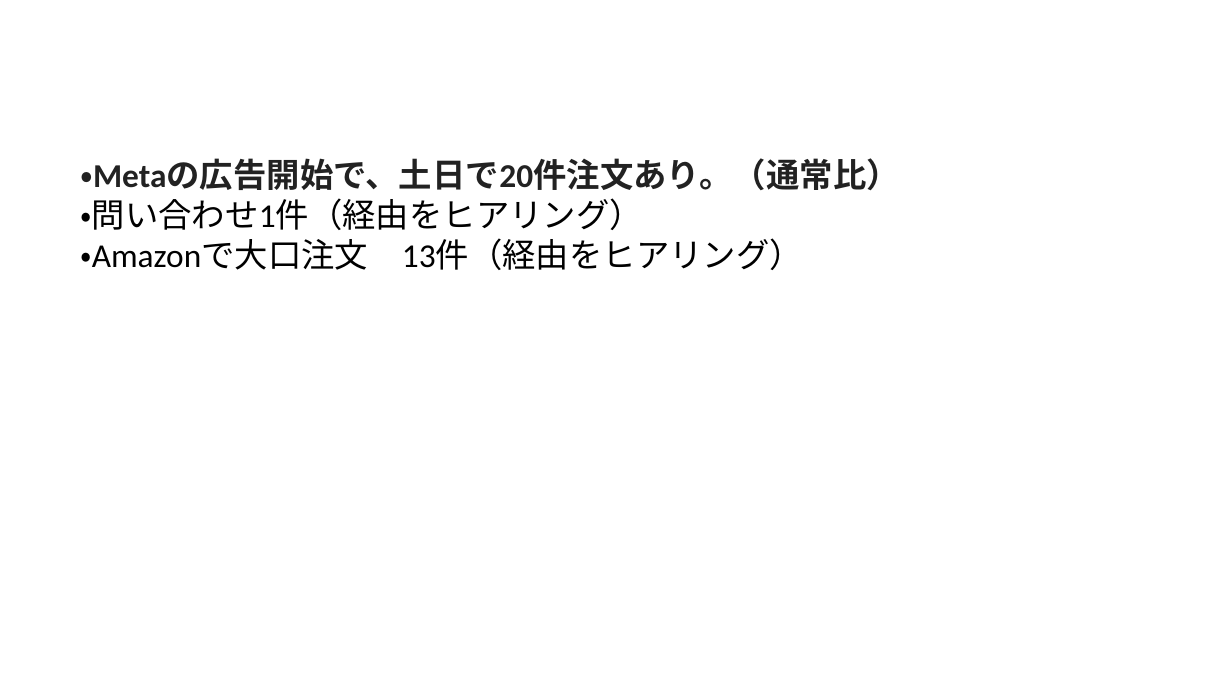
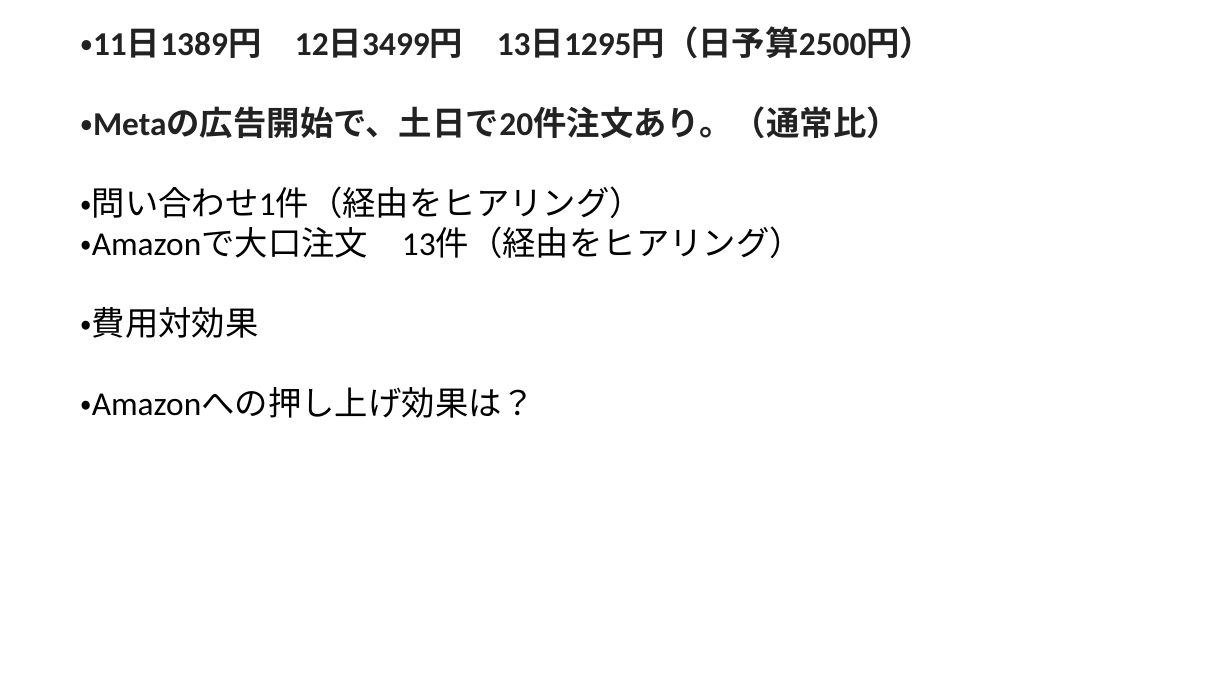
Before and after one commit to HiroakiHara1213/shuwan-claude, a slide deck: slide 4 of output/SHUWAN_4月着地見込サマリー.pptx. Drawn at 1232x693 pixels with LibreOffice and Linux fonts; fonts in the diff are those of the drawing. Boxes give left, top, right and bottom in pixels: in the first picture for what was removed or moved away, otherwise in the second. Text is boxed around its words. In the diff, an @@ line names an element or a change of style, - is before the commit and + after.

```diff
--- a/output/SHUWAN_4月着地見込サマリー.pptx
+++ b/output/SHUWAN_4月着地見込サマリー.pptx
@@ text at [80, 28, 934, 58]: paragraph added @@
+・11日1389円 12日3499円 13日1295円（日予算2500円）
@@ text "・11日1389円 12日3499円 13日1295円（日予算2500円）": place and size @@
-text "・11日1389円 12日3499円 13日1295円（日予算2500円）" at [80, 158, 899, 270]
+text "・11日1389円 12日3499円 13日1295円（日予算2500円）" at [80, 28, 934, 418]
@@ text at [80, 307, 535, 418]: paragraphs added @@
+・費用対効果
+・Amazonへの押し上げ効果は？
```
Also in this commit, not shown: 5 other files.
